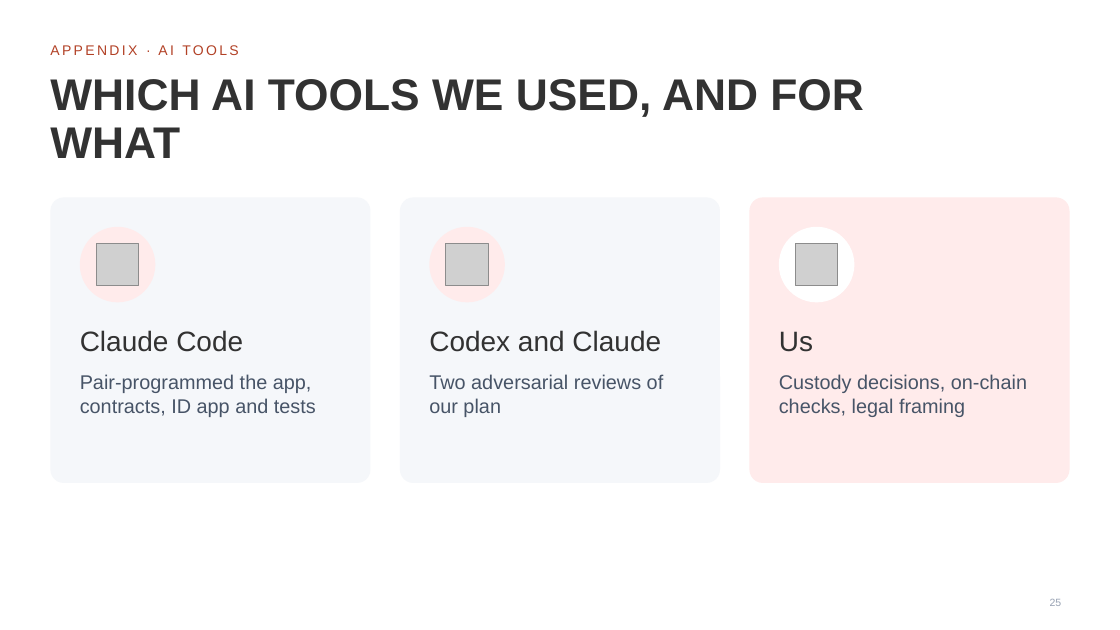
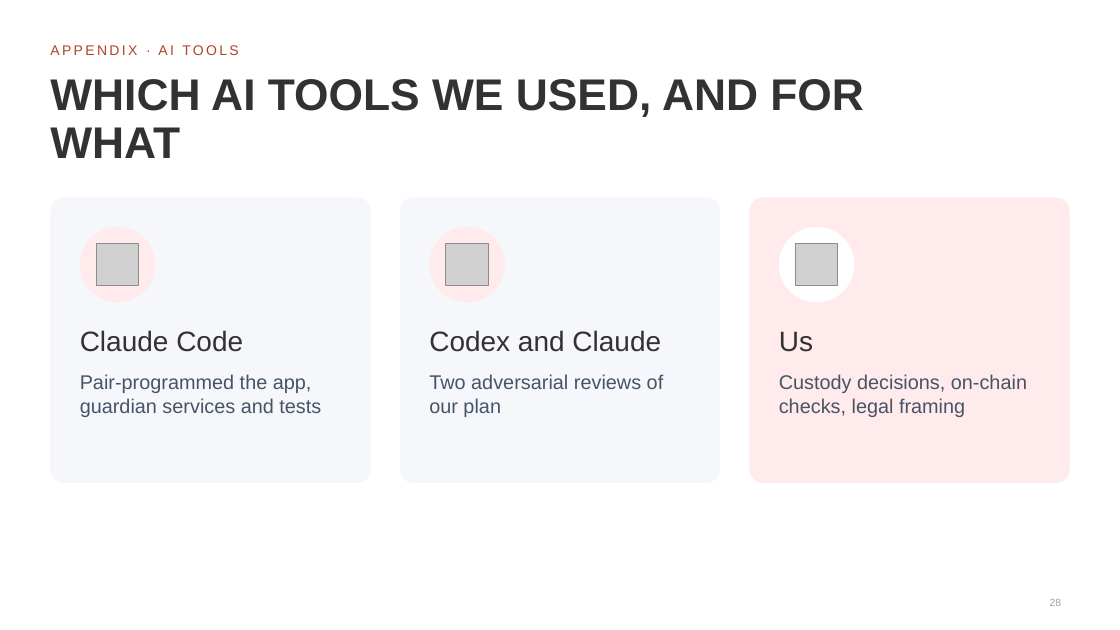
Before and after one commit to HugoPaj/BSA_Hackathon_HA, a slide deck: slide 28 of docs/deck/swissquote-wallet-pitch.pptx (slide 25 before the commit). Drawn at 1120x630 pixels with LibreOffice and Linux fonts; fonts in the diff are those of the drawing; grey boxes stand for pictures; background and template pictures are left out. Boxes give left, top, right and bottom in pixels: in the first picture for what was removed or moved away, otherwise in the second. Text is boxed around its words. In the diff, an @@ line names an element or a change of style, - is before the commit and + after.

```diff
--- a/docs/deck/swissquote-wallet-pitch.pptx
+++ b/docs/deck/swissquote-wallet-pitch.pptx
@@ text at (80, 374, 321, 417): text changed @@
-Pair-programmed the app, contracts, ID app and tests
+Pair-programmed the app, guardian services and tests
```
Also in this commit, not shown: 12 other slides changed, 5 slides added, 2 slides removed, 15 other files.
